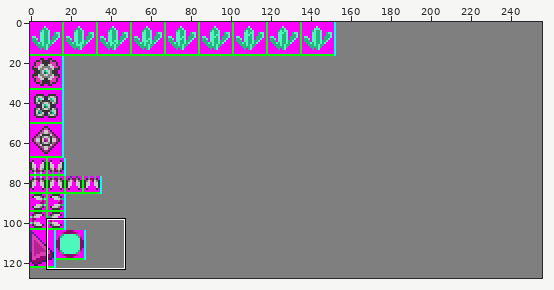
A sprite sheet gets an edit: gfx/sprites.png. The picture above shows the old version from afar; the outline marks the close-up.
Close-up. Before the edit:
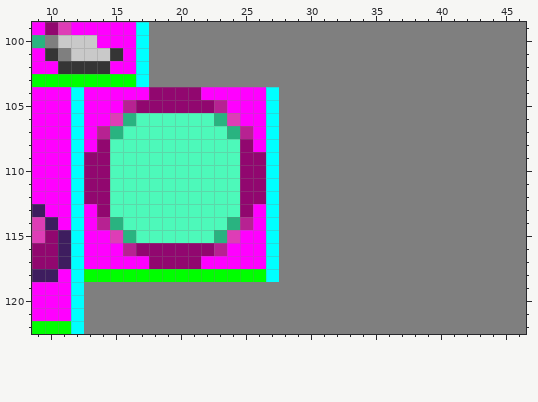
The file is 256x128 pixels. Shown: x 9..46, y 99..122.
Once edited:
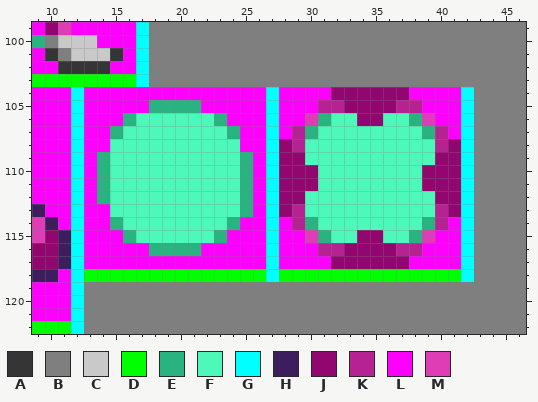
Palette (. is transparent): A #353535  B #7f7f7f  C #c9c9c9  D #00ff00  E #29b380  F #4df9ba  G #00ffff  H #3e1d5f  J #91076f  K #b72292  L #ff00ff  M #de3db6
The exact change:
@@ x 9..46 @@
 103 DDDDDDDDGBBBBBBBBBBBBBBBBBBBBBBBBBBBBB
-104 LLLGLLLLLJJJJLLLLLGBBBBBBBBBBBBBBBBBBB
-105 LLLGLLLKJJJJJJKLLLGBBBBBBBBBBBBBBBBBBB
-106 LLLGLLMEFFFFFFEMLLGBBBBBBBBBBBBBBBBBBB
-107 LLLGLKEFFFFFFFFEKLGBBBBBBBBBBBBBBBBBBB
-108 LLLGLJFFFFFFFFFFJLGBBBBBBBBBBBBBBBBBBB
-109 LLLGJJFFFFFFFFFFJJGBBBBBBBBBBBBBBBBBBB
-110 LLLGJJFFFFFFFFFFJJGBBBBBBBBBBBBBBBBBBB
-111 LLLGJJFFFFFFFFFFJJGBBBBBBBBBBBBBBBBBBB
-112 LLLGJJFFFFFFFFFFJJGBBBBBBBBBBBBBBBBBBB
-113 HLLGLJFFFFFFFFFFJLGBBBBBBBBBBBBBBBBBBB
-114 MHLGLKEFFFFFFFFEKLGBBBBBBBBBBBBBBBBBBB
-115 MJHGLLMEFFFFFFEMLLGBBBBBBBBBBBBBBBBBBB
-116 JJHGLLLKJJJJJJKLLLGBBBBBBBBBBBBBBBBBBB
-117 JJHGLLLLLJJJJLLLLLGBBBBBBBBBBBBBBBBBBB
-118 HHLGDDDDDDDDDDDDDDGBBBBBBBBBBBBBBBBBBB
+104 LLLGLLLLLLLLLLLLLLGLLLLJJJJJJLLLLGBBBB
+105 LLLGLLLLLEEEELLLLLGLLLKKJJJJKKLLLGBBBB
+106 LLLGLLLEFFFFFFELLLGLLMEFFJJFFEMLLGBBBB
+107 LLLGLLEFFFFFFFFELLGLKEFFFFFFFFEKLGBBBB
+108 LLLGLLFFFFFFFFFFLLGJKFFFFFFFFFFKJGBBBB
+109 LLLGLEFFFFFFFFFFELGJJFFFFFFFFFFJJGBBBB
+110 LLLGLEFFFFFFFFFFELGJJJFFFFFFFFJJJGBBBB
+111 LLLGLEFFFFFFFFFFELGJJJFFFFFFFFJJJGBBBB
+112 LLLGLEFFFFFFFFFFELGJJFFFFFFFFFFJJGBBBB
+113 HLLGLLFFFFFFFFFFELGJKFFFFFFFFFFKJGBBBB
+114 MHLGLLEFFFFFFFFELLGLKEFFFFFFFFEKLGBBBB
+115 MJHGLLLEFFFFFFELLLGLLMEFFJJFFEMLLGBBBB
+116 JJHGLLLLLEEEELLLLLGLLLKKJJJJKKLLLGBBBB
+117 JJHGLLLLLLLLLLLLLLGLLLLJJJJJJLLLLGBBBB
+118 HHLGDDDDDDDDDDDDDDGDDDDDDDDDDDDDDGBBBB
 119 LLLGBBBBBBBBBBBBBBBBBBBBBBBBBBBBBBBBBB
Where, in picture pixels (left, top, right, bottom), the same in both close-ups:
changed: (84, 87, 474, 282)
